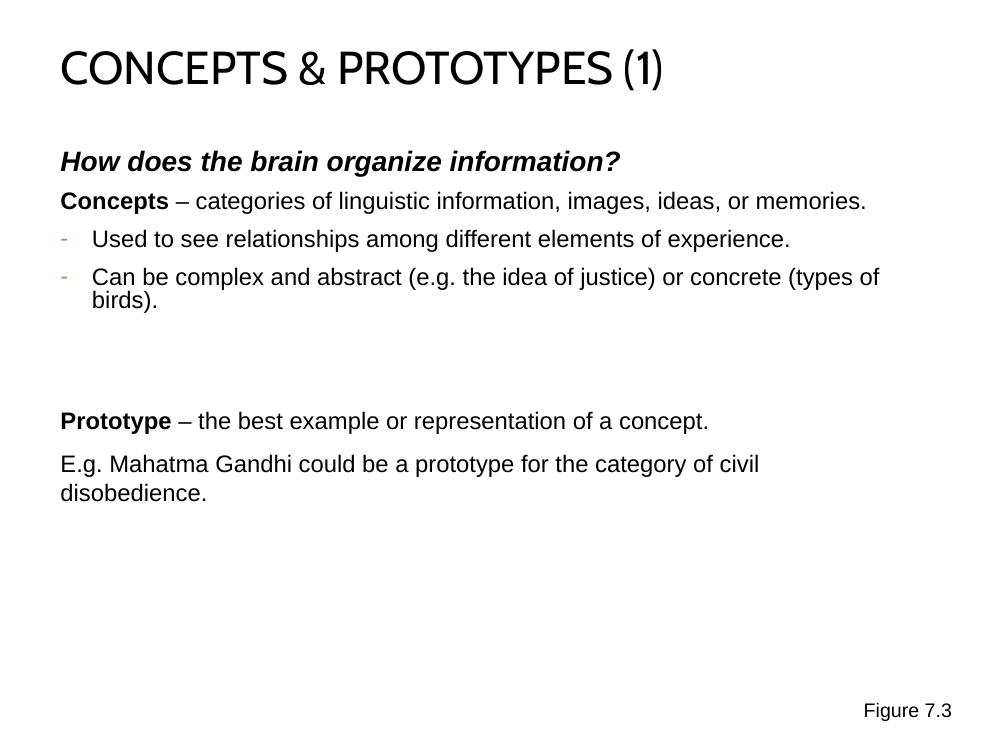
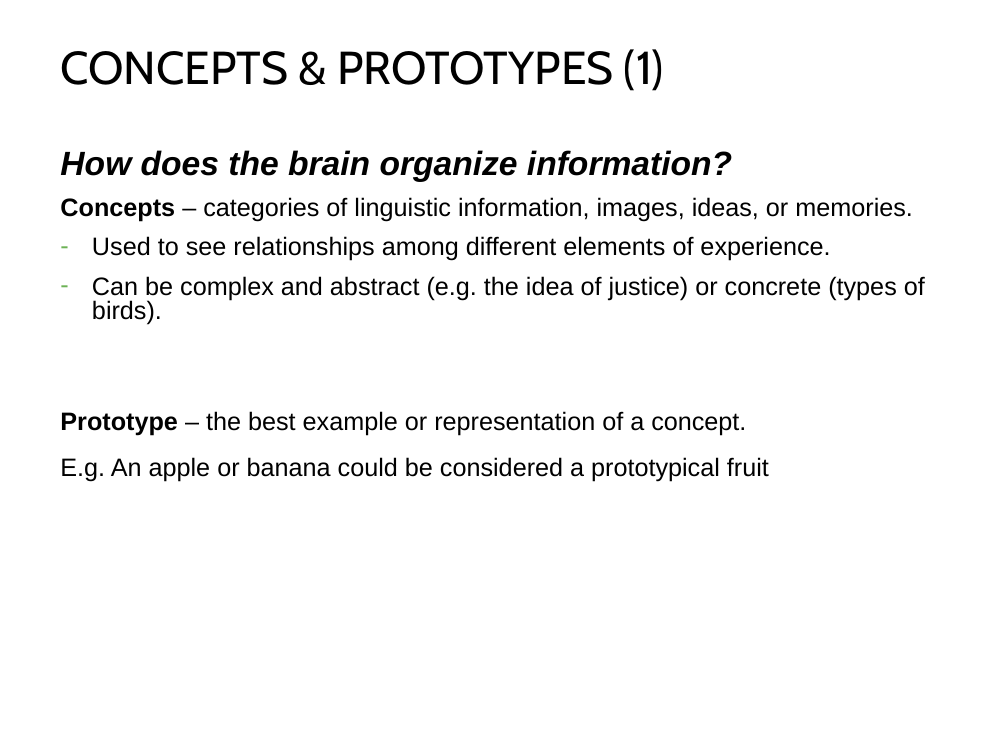
Before and after one commit to npm27/Teaching-Materials, a slide deck: slide 4 of Gen Psych II/Slides/7 Thinking and Intelligence.pptx. Drawn at 1008x756 pixels with LibreOffice and Linux fonts; fonts in the diff are those of the drawing. Boxes give left, top, right and bottom in pixels: in the first picture for what was removed or moved away, otherwise in the second. Text is boxed around its words. In the diff, an @@ line names an element or a change of style, - is before the commit and + after.

```diff
--- a/Gen Psych II/Slides/7 Thinking and Intelligence.pptx
+++ b/Gen Psych II/Slides/7 Thinking and Intelligence.pptx
@@ text "How does the brain organize ..." at bbox=[60, 150, 925, 324]: size 20 to 24 pt in "How does the brain organize information?"; size 17 to 18 pt in "Concepts – categories of linguistic information, images, ...", "Used to see relationships among different elements ...", "Can be complex and abstract (e.g. the ..." @@
@@ text at bbox=[60, 411, 746, 436]: size 17 to 18 pt in "Prototype – the best example or representation ..." @@
@@ text at bbox=[60, 457, 769, 481]: text changed; size 17 to 18 pt @@
-E.g. Mahatma Gandhi could be a prototype for the category of civil disobedience.
+E.g. An apple or banana could be considered a prototypical fruit
@@ text removed at bbox=[864, 702, 952, 721] @@
-Figure 7.3
```
Also in this commit, not shown: 6 other slides changed, 2 slides added.
